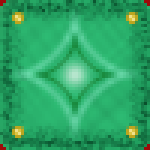
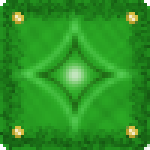
Comparing the layer stacks of the two 150 × 150 images. Changes:
painted on "Layer 6 copy" over (0, 0, 150, 150)
showed "Layer 6" over (51, 51, 99, 99)
showed "Layer 5 copy" over (0, 0, 150, 144)
showed "Layer 5" over (21, 24, 123, 117)
showed "Layer 4" over (12, 6, 144, 141)
showed "Layer 3" over (0, 0, 150, 150)
showed "Layer 2" over (0, 0, 150, 150)
showed "Layer 1" over (0, 0, 150, 150)
hid "Background" over (0, 0, 150, 150)
